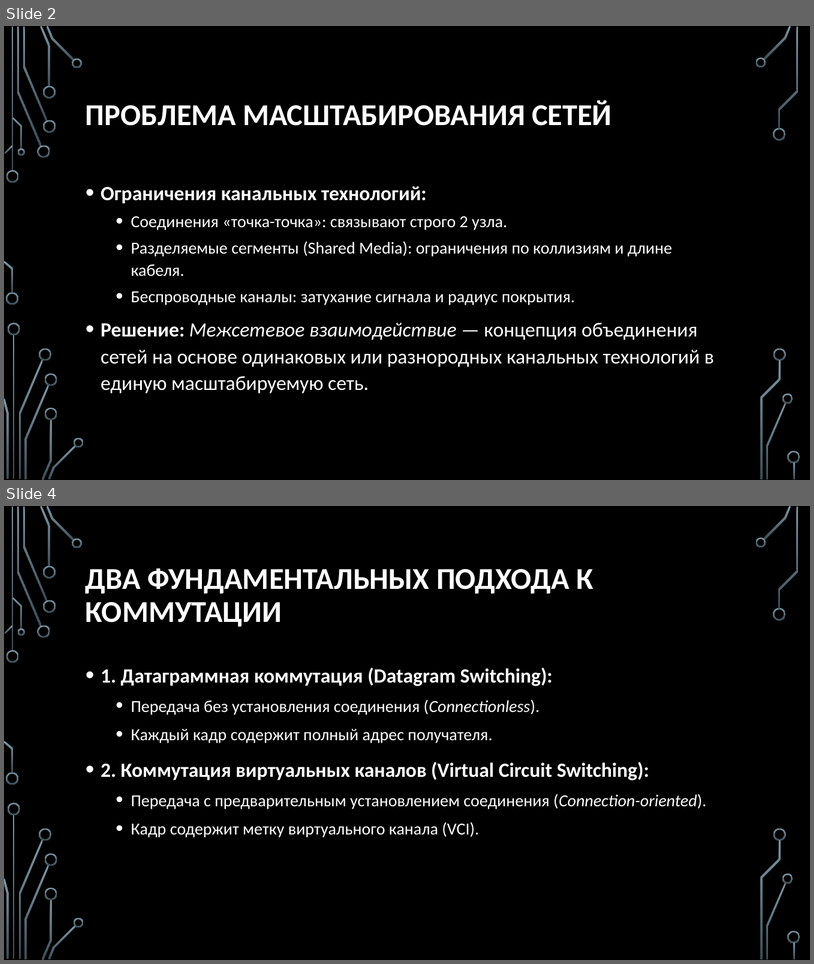
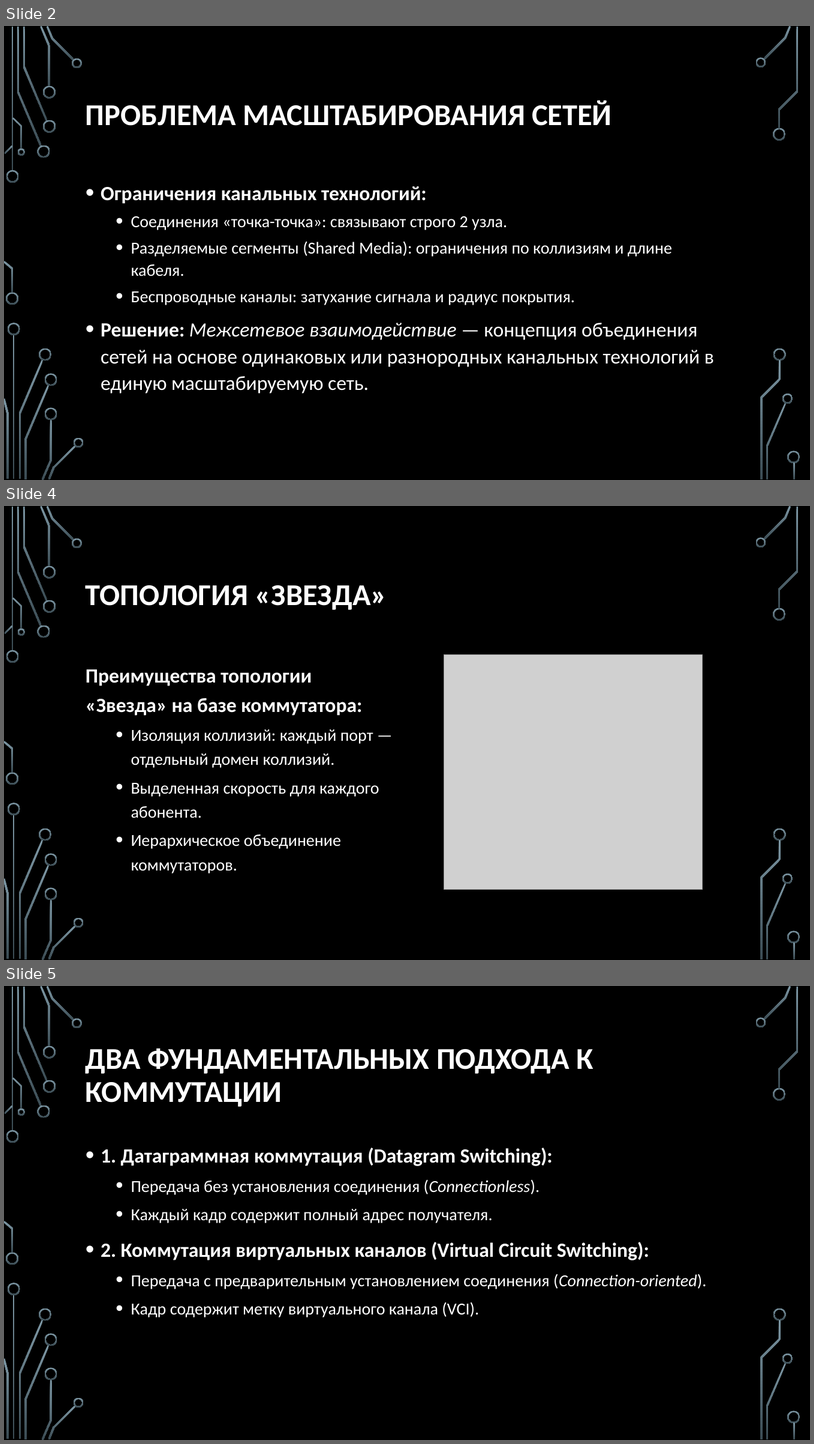
Before and after one commit to nhtgale/itn, a slide deck: 1.5 Switching Basic/1.5 Switching Basic.pptx. Shown one above the other, each under a label of ours: slides 2 and 4 before the commit, slides 2, 4 and 5 after it; the slides between them are not shown. The pictures are 814x964 and 814x1444 pixels, drawn with LibreOffice and Linux fonts; fonts in the diff are those of the drawing; grey boxes stand for pictures; background and template pictures are left out. Boxes give left, top, right and bottom in pixels: in the first picture for what was removed or moved away, otherwise in the second. Text is boxed around its words. In the diff, an @@ line names an element or a change of style, - is before the commit and + after.

```diff
--- a/1.5 Switching Basic/1.5 Switching Basic.pptx
+++ b/1.5 Switching Basic/1.5 Switching Basic.pptx
@@ slide 4 added at <box>4,506,810,960</box>, background picture (left out); not listed: 36 template elements that a slide beside it also shows @@
@@ title added at <box>86,585,387,610</box>, 36 pt, text #FFFFFF, bold @@
+ТОПОЛОГИЯ «ЗВЕЗДА»
@@ picture added at <box>444,655,703,889</box> @@
@@ text added at <box>86,669,380,873</box>, 20 pt, text #FFFFFF @@
+Преимущества топологии «Звезда» на базе коммутатора:
+  • Изоляция коллизий: каждый порт — отдельный домен коллизий.
+  • Выделенная скорость для каждого абонента.
+  • Иерархическое объединение коммутаторов.
@@ what was slide 4 is now slide 5 @@
```
Also in this commit, not shown: 2 slides changed, 1 slide removed, 11 other files.
